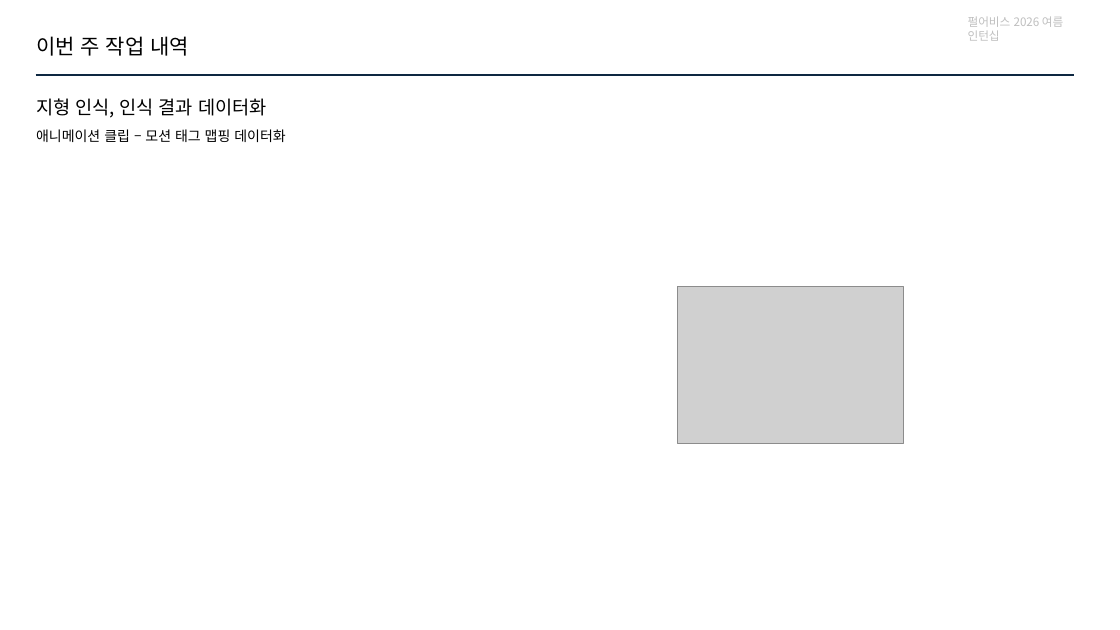
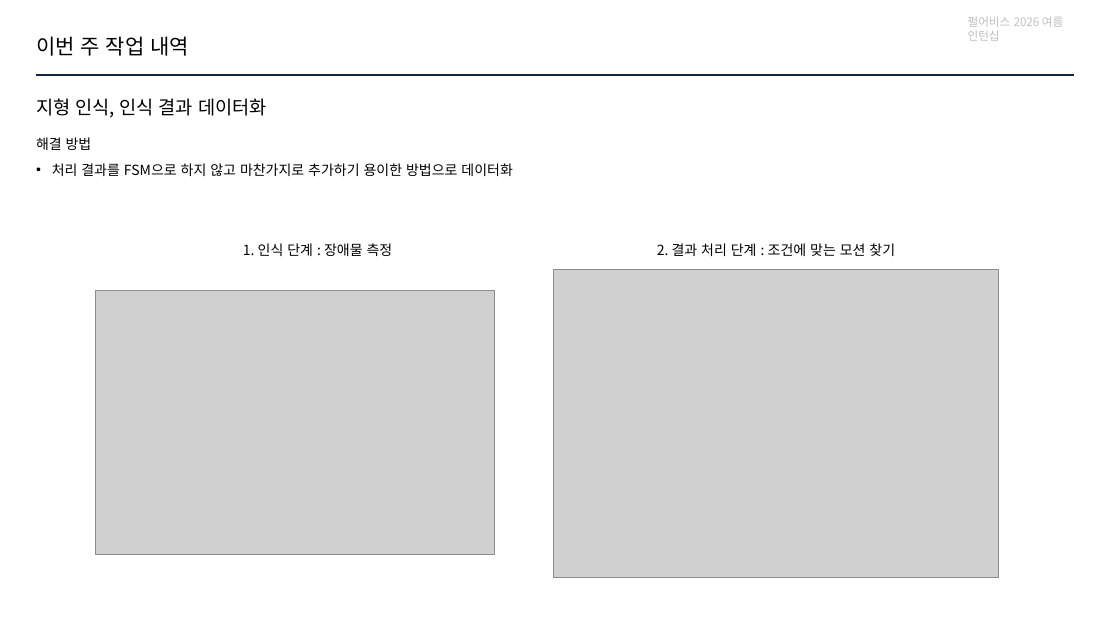
Before and after one commit to jhk0701/PA26-Character-Animation-Parkour, a slide deck: slide 4 of PPT/week6.pptx (slide 6 before the commit). Drawn at 1120x630 pixels with LibreOffice and Linux fonts; fonts in the diff are those of the drawing; grey boxes stand for pictures. Boxes give left, top, right and bottom in pixels: in the first picture for what was removed or moved away, otherwise in the second. Text is boxed around its words. In the diff, an @@ line names an element or a change of style, - is before the commit and + after.

Commit message:
Docs: ppt 업데이트

```diff
--- a/PPT/week6.pptx
+++ b/PPT/week6.pptx
@@ text removed at bbox=[36, 129, 285, 142] @@
-애니메이션 클립 – 모션 태그 맵핑 데이터화
@@ text added at bbox=[36, 137, 512, 176], 12 pt, text #000000 @@
+해결 방법
+• 처리 결과를 FSM으로 하지 않고 마찬가지로 추가하기 용이한 방법으로 데이터화
@@ text added at bbox=[243, 243, 393, 256], 12 pt, text #000000 @@
+1. 인식 단계 : 장애물 측정
@@ text added at bbox=[657, 243, 895, 256], 12 pt, text #000000 @@
+2. 결과 처리 단계 : 조건에 맞는 모션 찾기
@@ picture added at bbox=[95, 291, 494, 555] @@
@@ picture added at bbox=[554, 270, 999, 577] @@
@@ picture removed at bbox=[678, 287, 903, 443] @@
```
Also in this commit, not shown: 5 other slides changed, 2 other files.
